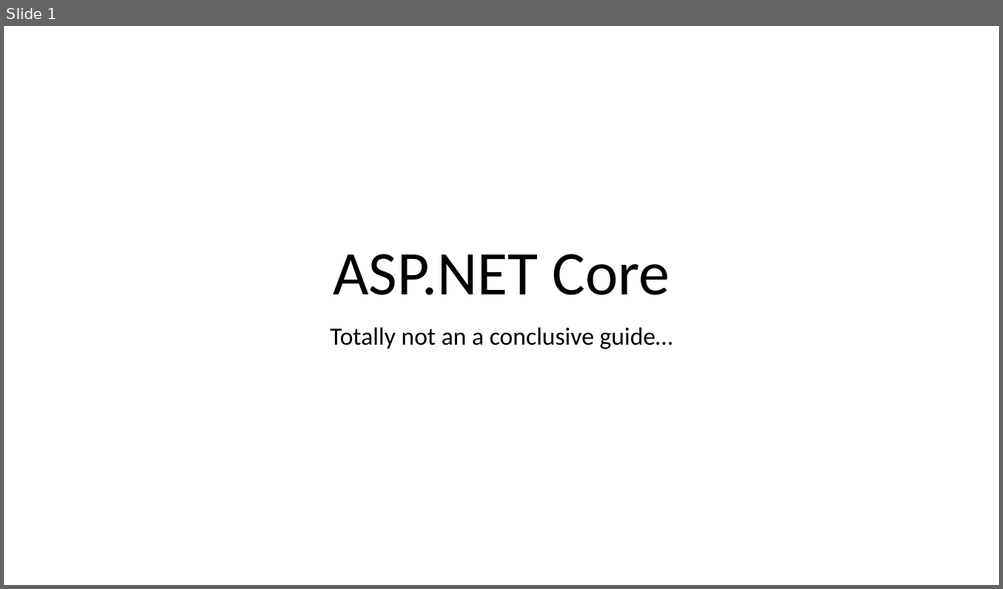
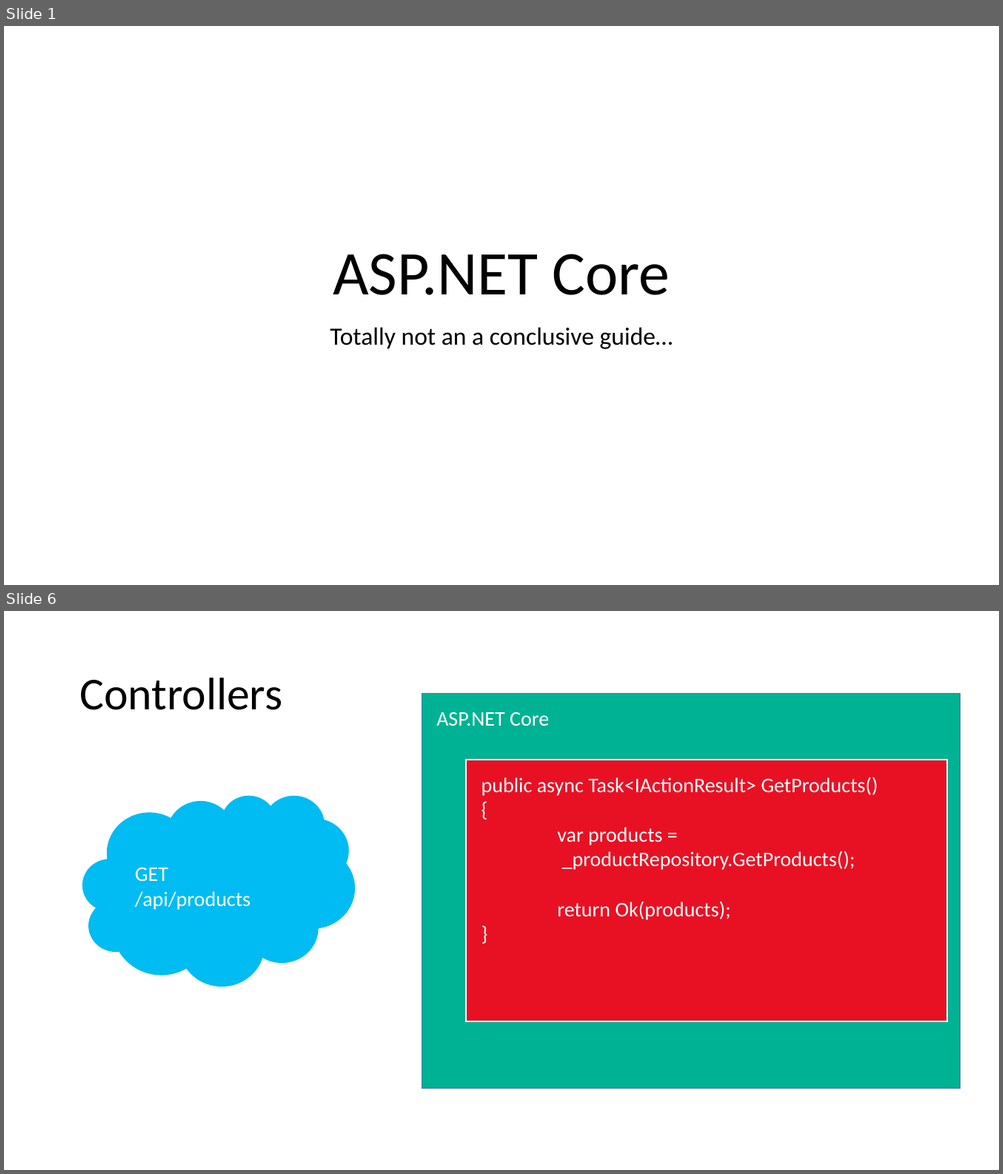
Before and after one commit to 1kevgriff/Workshop-SPA-with-ASPNETCORE-VueJS, a slide deck: Slides/6_ASPNET Core.pptx. Shown one above the other, each under a label of ours: slide 1 before the commit, slides 1 and 6 after it; the slides between them are not shown. The pictures are 1003x589 and 1003x1174 pixels, drawn with LibreOffice and Linux fonts; fonts in the diff are those of the drawing. Boxes give left, top, right and bottom in pixels: in the first picture for what was removed or moved away, otherwise in the second. Text is boxed around its words. In the diff, an @@ line names an element or a change of style, - is before the commit and + after.

```diff
--- a/Slides/6_ASPNET Core.pptx
+++ b/Slides/6_ASPNET Core.pptx
@@ slide 6 added at [4,611,999,1170], background #FFFFFF @@
@@ title added at [79,678,282,710], 44 pt, text #000000 @@
+Controllers
@@ rectangle added at [422,693,960,1088], fill #00B294, outline #4472C4 0.5 pt, 20 pt, text #FFFFFF @@
+ASP.NET Core
@@ rectangle added at [466,760,948,1022], fill #E81123, outline #FFFFFF 1.5 pt, 20 pt, text #FFFFFF @@
+public async Task<IActionResult> GetProducts()
+{
+var products =
+_productRepository.GetProducts();
+return Ok(products);
+}
@@ cloud added at [82,795,355,986], fill #00BCF2, 20 pt, text #FFFFFF @@
+GET /api/products
```
Also in this commit, not shown: 26 other slides added, 5 other files.
